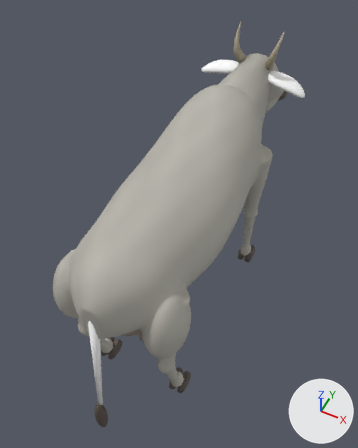
The glTF model assets/animals/cow/household_cow.glb: old version first, new version second.
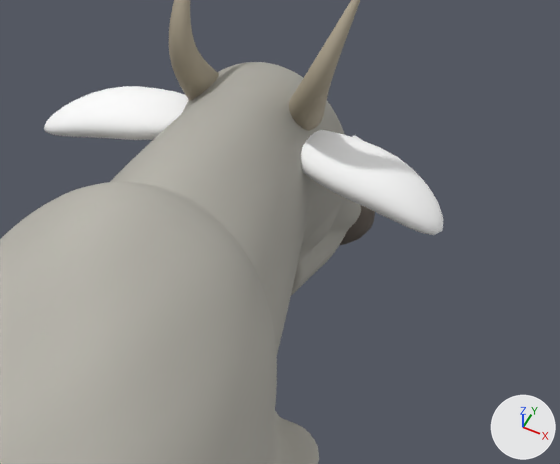
There are two pictures of each version: one whole from a 50 mm lens placed at (0.91, -1.83, 3.22), pointed at (-0.09, 0.16, 0.73), one close up on the part from 53% to 94% of the width and 8% to 35% of the height. Arrows for +X, +Y and +Z are at lower right; the lights stay in place. The last two pictures show the newer version. Vertices at exactly the same position are counted once.

Script lines for the objects in view, before the commit:
```python
me_sphere_008 = bpy.data.meshes.new('Sphere.008')
me_sphere_008.from_pydata(...)  # 362 vertices, 720 faces; spans x -0.382..-0.063, y 1.066..1.214, z 1.286..1.395
me_sphere_008.materials.append(mat_original_warm_grey_coat_001)  # white #ffffff
me_sphere_021 = bpy.data.meshes.new('Sphere.021')
me_sphere_021.from_pydata(...)  # 362 vertices, 720 faces; spans x 0.063..0.382, y 1.066..1.214, z 1.286..1.395
me_sphere_021.materials.append(mat_original_warm_grey_coat_001)  # white #ffffff
me_sphere_022 = bpy.data.meshes.new('Sphere.022')
me_sphere_022.from_pydata(...)  # 362 vertices, 720 faces; spans x 0.097..0.35, y 1.096..1.194, z 1.319..1.385
me_sphere_022.materials.append(mat_ear_inner_skin)  # beige #b8a895
me_swept_horn_l = bpy.data.meshes.new('Swept horn L')
me_swept_horn_l.from_pydata(...)  # 240 vertices, 476 faces; spans x -0.156..-0.063, y 1.085..1.216, z 1.402..1.666
me_swept_horn_l.materials.append(mat_horn_keratin)  # beige #a89e89
ob_curved_horn_l = bpy.data.objects.new('Curved horn L', me_swept_horn_l)
ob_curved_horn_l.location = (0.0, 0.0, 0.0)
ob_ear_inner_r = bpy.data.objects.new('Ear inner R', me_sphere_022)
ob_ear_inner_r.location = (0.0, 0.0, 0.0)
ob_ear_l = bpy.data.objects.new('Ear L', me_sphere_008)
ob_ear_l.location = (0.0, 0.0, 0.0)
ob_ear_r = bpy.data.objects.new('Ear R', me_sphere_021)
ob_ear_r.location = (0.0, 0.0, 0.0)
# also in view: 'Curved horn R' at (0.11, 1.15, 1.53); 'Continuous cow skin' at (0.0, 0.35, 0.81); 'Muzzle' at (0.0, 1.64, 0.93)
```
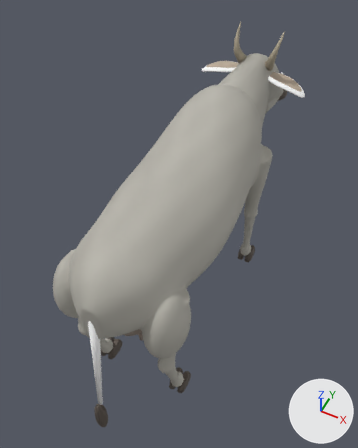
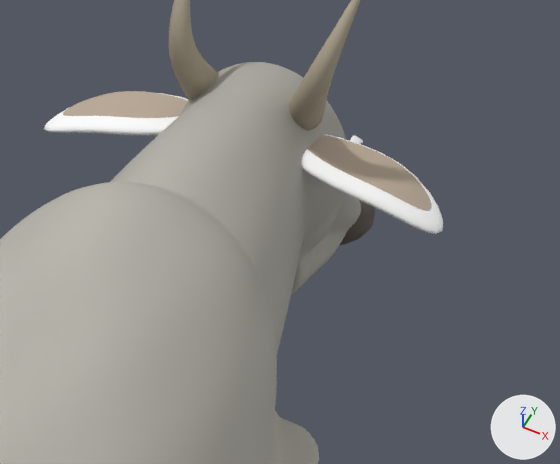
Diff of the bpy script that builds the scene:
```diff
--- a/assets/animals/cow/household_cow.glb.py
+++ b/assets/animals/cow/household_cow.glb.py
@@ me_sphere_022 @@
 # used by ob_ear_inner_r; location = (0.0, 0.0, 0.0)
-me_sphere_022.from_pydata(...)  # 362 vertices, 720 faces; spans x 0.097..0.35, y 1.096..1.194, z 1.319..1.385
+me_sphere_022.from_pydata(...)  # 161 vertices, 288 faces; spans x 0.099..0.352, y 1.096..1.194, z 1.322..1.385
+# me_sphere_022 part 1: 360 vertices removed from x 0.097..0.35, y 1.096..1.194, z 1.319..1.385; 159 vertices added at x 0.099..0.352, y 1.096..1.194, z 1.322..1.385
 me_sphere_022.materials.append(mat_ear_inner_skin)
@@ me_sphere_008 @@
 # used by ob_ear_l; location = (0.0, 0.0, 0.0)
-me_sphere_008.from_pydata(...)  # 362 vertices, 720 faces; spans x -0.382..-0.063, y 1.066..1.214, z 1.286..1.395
+me_sphere_008.from_pydata(...)  # 362 vertices, 720 faces; spans x -0.382..-0.063, y 1.066..1.214, z 1.291..1.384
+# me_sphere_008 part 2: 338 of 362 vertices moved; they spanned x -0.381..-0.065, y 1.067..1.213, z 1.286..1.395 and now span x -0.38..-0.065, y 1.067..1.213, z 1.291..1.384; mean shift (0.0, 0.0, 0.0); largest move (-0.231, 1.14, 1.384) -> (-0.228, 1.14, 1.368)
 me_sphere_008.materials.append(mat_original_warm_grey_coat_001)
@@ me_sphere_021 @@
 # used by ob_ear_r; location = (0.0, 0.0, 0.0)
-me_sphere_021.from_pydata(...)  # 362 vertices, 720 faces; spans x 0.063..0.382, y 1.066..1.214, z 1.286..1.395
+me_sphere_021.from_pydata(...)  # 362 vertices, 720 faces; spans x 0.063..0.382, y 1.066..1.214, z 1.291..1.384
+# me_sphere_021 part 3: 338 of 362 vertices moved; they spanned x 0.065..0.381, y 1.067..1.213, z 1.286..1.395 and now span x 0.065..0.38, y 1.067..1.213, z 1.291..1.384; mean shift (0.0, 0.0, 0.0); largest move (0.231, 1.14, 1.384) -> (0.228, 1.14, 1.368)
 me_sphere_021.materials.append(mat_original_warm_grey_coat_001)
```

What differs and where, as boxes [x1, y1, x2, y2] in the close-ups (560 x 464 px):
'Ear R', reshaped
    before: [301, 130, 443, 235]
    after: [301, 134, 443, 234]
'Ear L', reshaped (18% shorter)
    before: [44, 86, 189, 140]
    after: [44, 91, 189, 135]
part 1 of me_sphere_022, cut back (beige)
    after: [307, 135, 431, 210]
'Ear inner L', unchanged, uncovered by the edit
    after: [63, 91, 187, 118]
